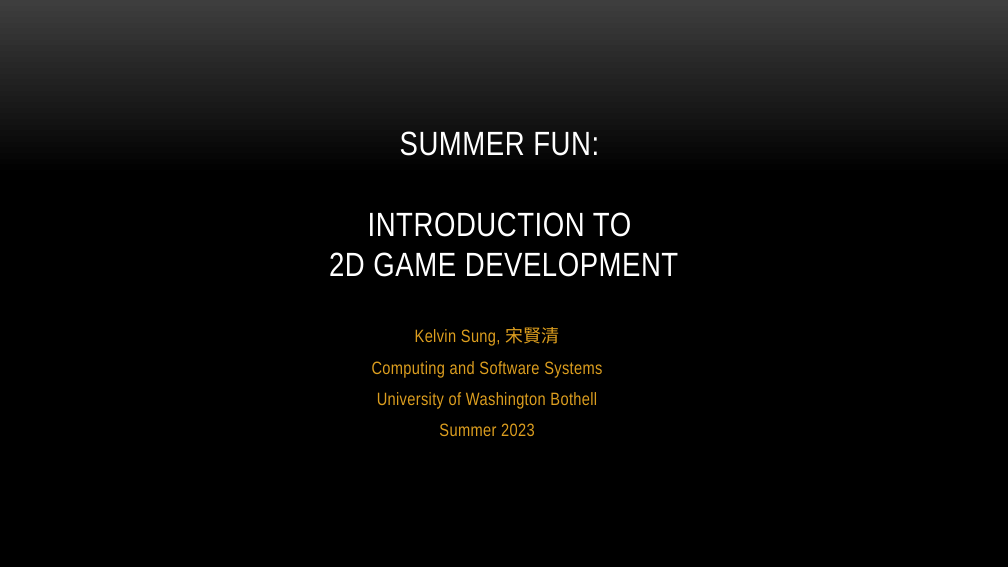
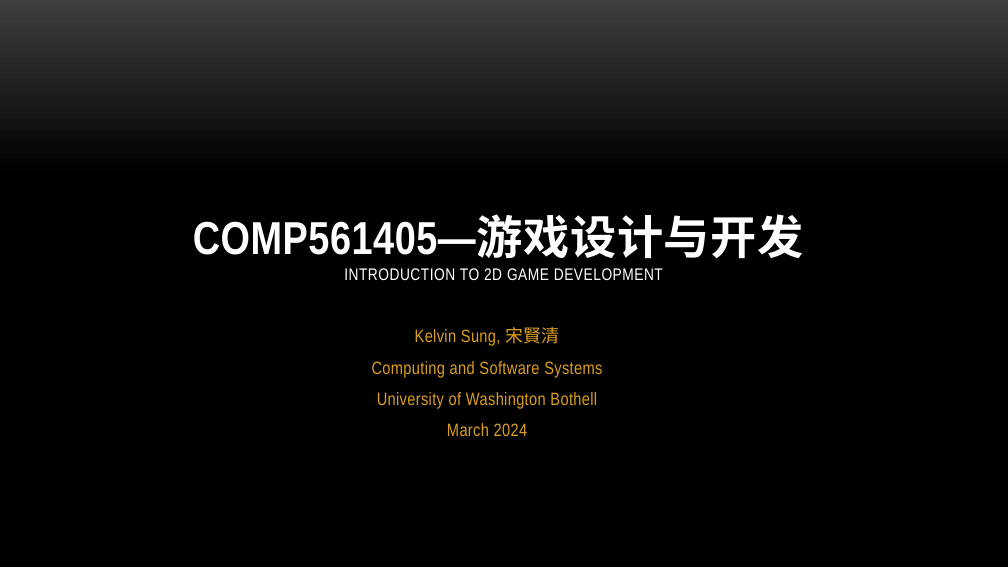
Before and after one commit to myuwbclasses/IntroGameDev-XJTU, a slide deck: slide 1 of PPT/Intro.pptx. Drawn at 1008x567 pixels with LibreOffice and Linux fonts; fonts in the diff are those of the drawing; background and template pictures are left out. Boxes give left, top, right and bottom in pixels: in the first picture for what was removed or moved away, otherwise in the second. Text is boxed around its words. In the diff, an @@ line names an element or a change of style, - is before the commit and + after.

```diff
--- a/PPT/Intro.pptx
+++ b/PPT/Intro.pptx
@@ title at [193,217,804,280]: text changed; size 32 to 16 pt @@
-SUMMER FUN:
-INTRODUCTION TO
-2D GAME DEVELOPMENT
+COMP561405—游戏设计与开发
+INTRODUCTION TO 2D GAME DEVELOPMENT
@@ subtitle at [447,423,528,436]: text changed @@
-Summer 2023
+March 2024
```
Also in this commit, not shown: 6 other slides changed, 1 slide added, 3 slides removed, 3 other files.
